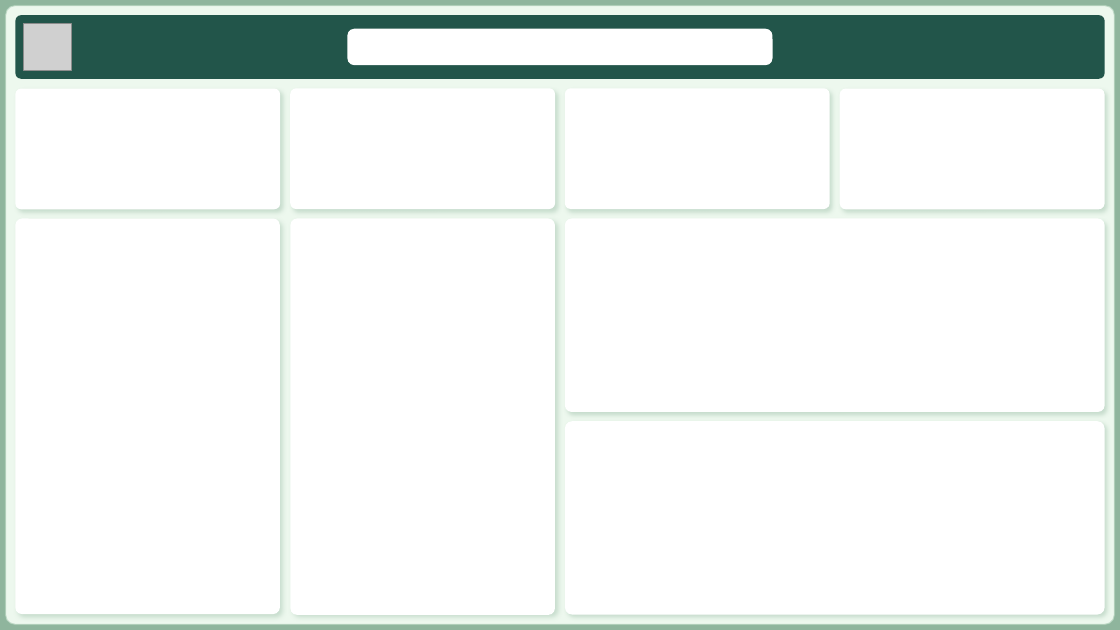
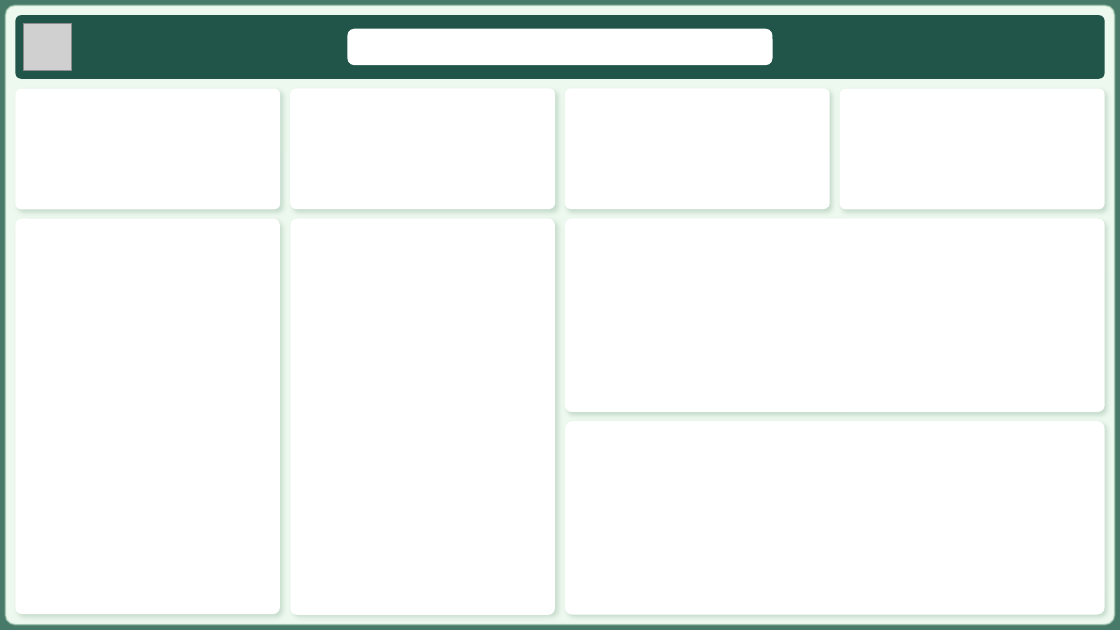
Before and after one commit to Frame3M/Supply_chain_etl_project, a slide deck: slide 1 of powerbi/background.pptx. Drawn at 1120x630 pixels with LibreOffice and Linux fonts; fonts in the diff are those of the drawing; grey boxes stand for pictures. Boxes give left, top, right and bottom in pixels: in the first picture for what was removed or moved away, otherwise in the second. Text is boxed around its words. In the diff, an @@ line names an element or a change of style, - is before the commit and + after.

```diff
--- a/powerbi/background.pptx
+++ b/powerbi/background.pptx
@@ background #8FB59D to #477A69 @@
```
Also in this commit, not shown: 2 other slides changed, 4 other files.
